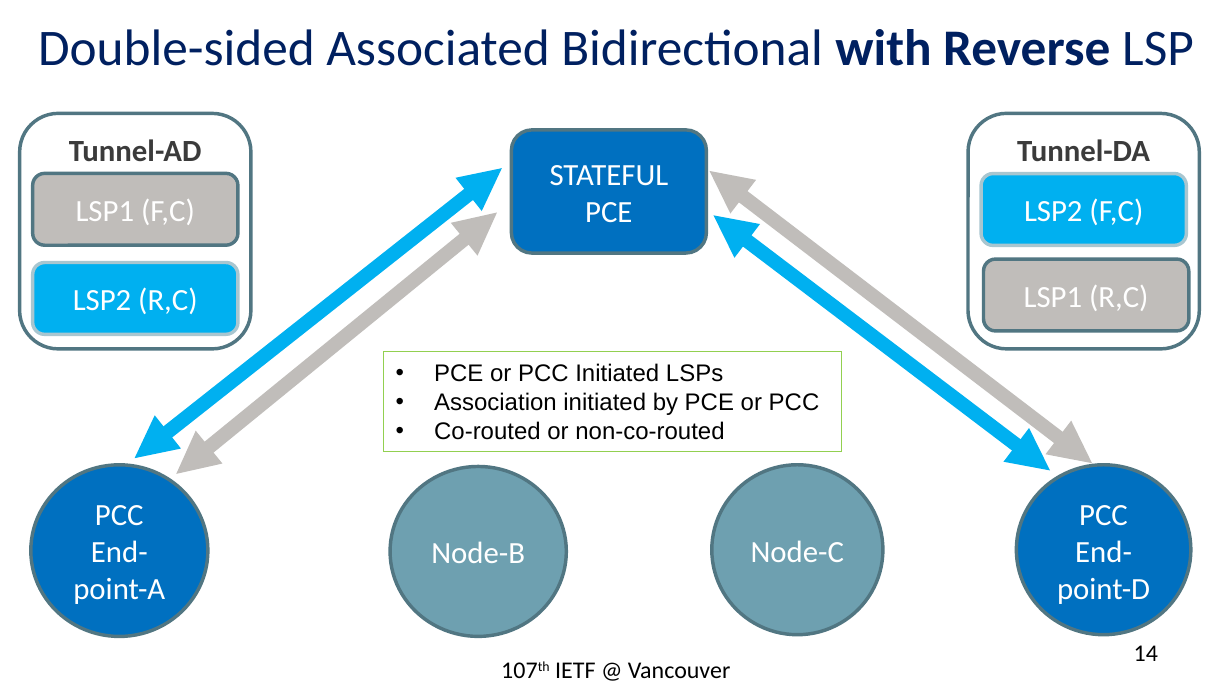
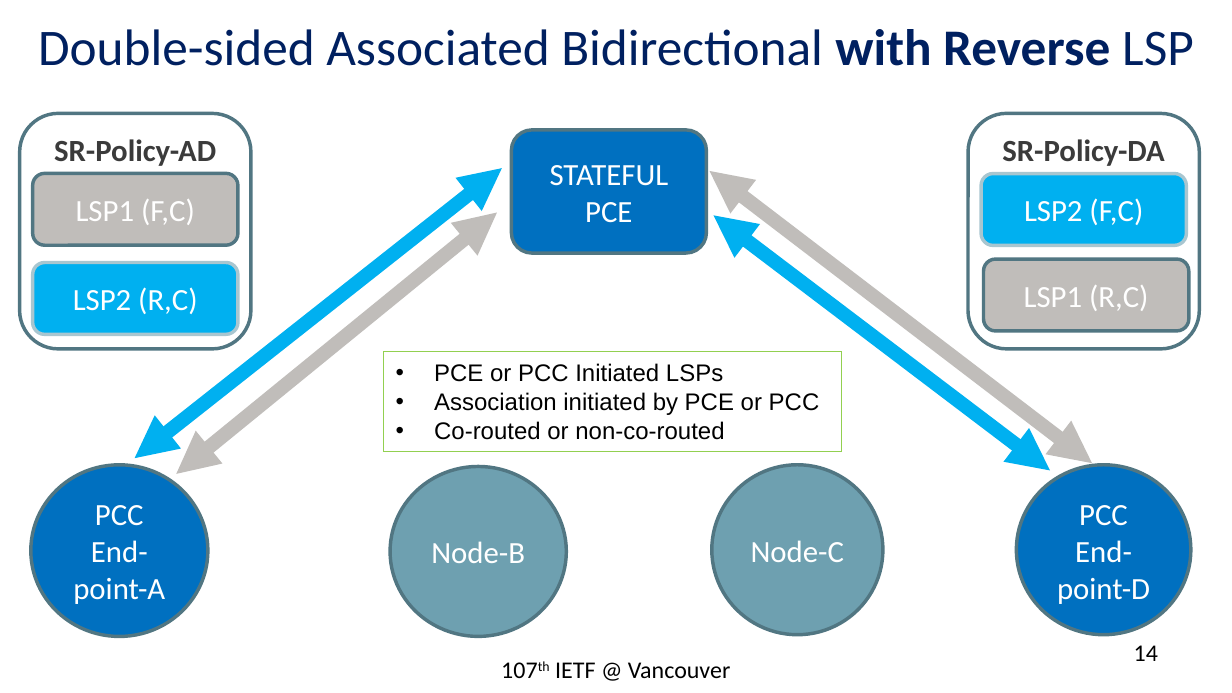
Before and after one commit to rakgandhi/ietf-public, a slide deck: slide 14 of draft-ietf-pce-sr-bidir-path-01.pptx. Drawn at 1232x693 pixels with LibreOffice and Linux fonts; fonts in the diff are those of the drawing. Boxes give left, top, right and bottom in pixels: in the first picture for what was removed or moved away, otherwise in the second. Text is boxed around its words. In the diff, an @@ line names an element or a change of style, - is before the commit and + after.

```diff
--- a/draft-ietf-pce-sr-bidir-path-01.pptx
+++ b/draft-ietf-pce-sr-bidir-path-01.pptx
@@ text in rounded rectangle at <box>54,139,216,166</box>: text changed @@
-Tunnel-AD
+SR-Policy-AD
@@ text in rounded rectangle at <box>1002,139,1164,166</box>: text changed @@
-Tunnel-DA
+SR-Policy-DA
```
Also in this commit, not shown: 2 other slides changed, 1 other file.
